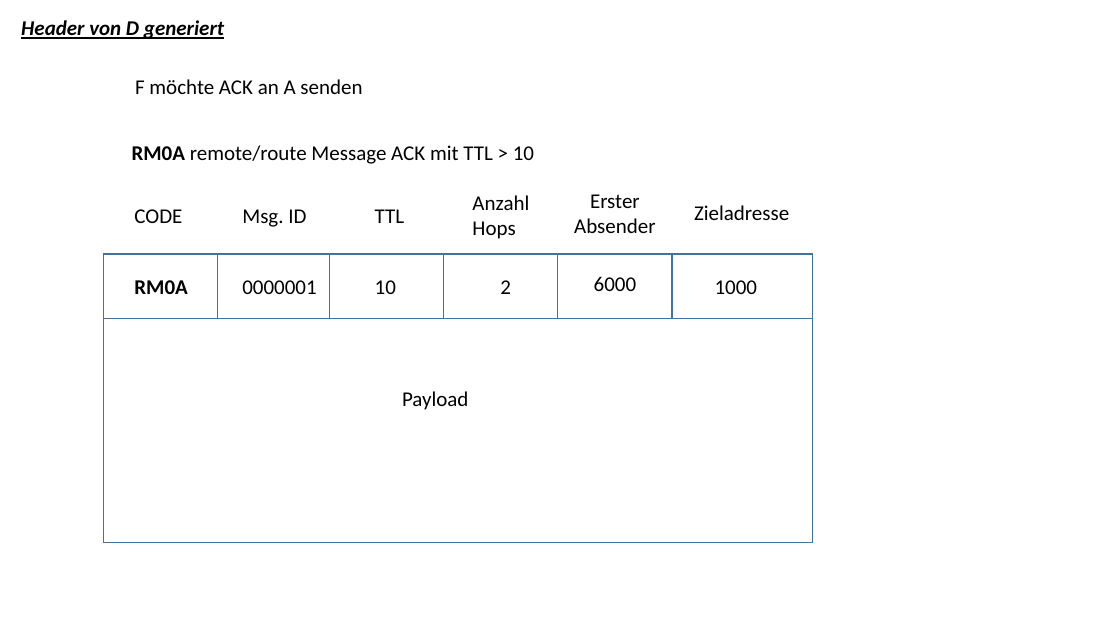
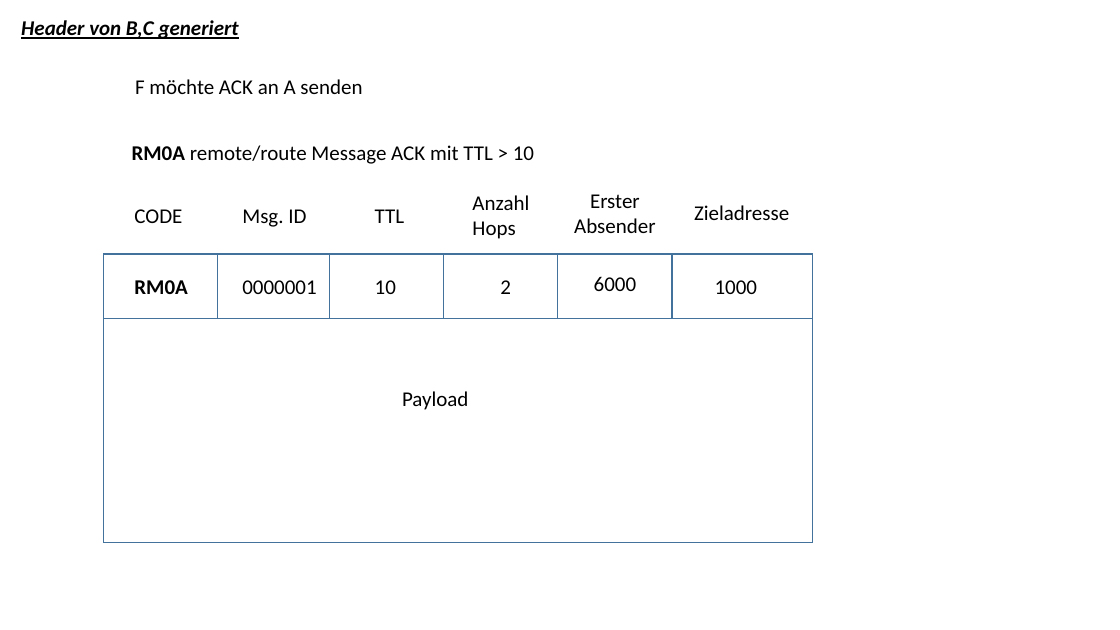
Before and after one commit to HTW-LowRateNet/s0558507, a slide deck: slide 19 of LoRaRouting.pptx. Drawn at 1120x630 pixels with LibreOffice and Linux fonts; fonts in the diff are those of the drawing. Boxes give left, top, right and bottom in pixels: in the first picture for what was removed or moved away, otherwise in the second. Text is boxed around its words. In the diff, an @@ line names an element or a change of style, - is before the commit and + after.

```diff
--- a/LoRaRouting.pptx
+++ b/LoRaRouting.pptx
@@ text at box(21, 20, 239, 39): text changed @@
-Header von D generiert
+Header von B,C generiert
```
Also in this commit, not shown: 8 other slides changed.
